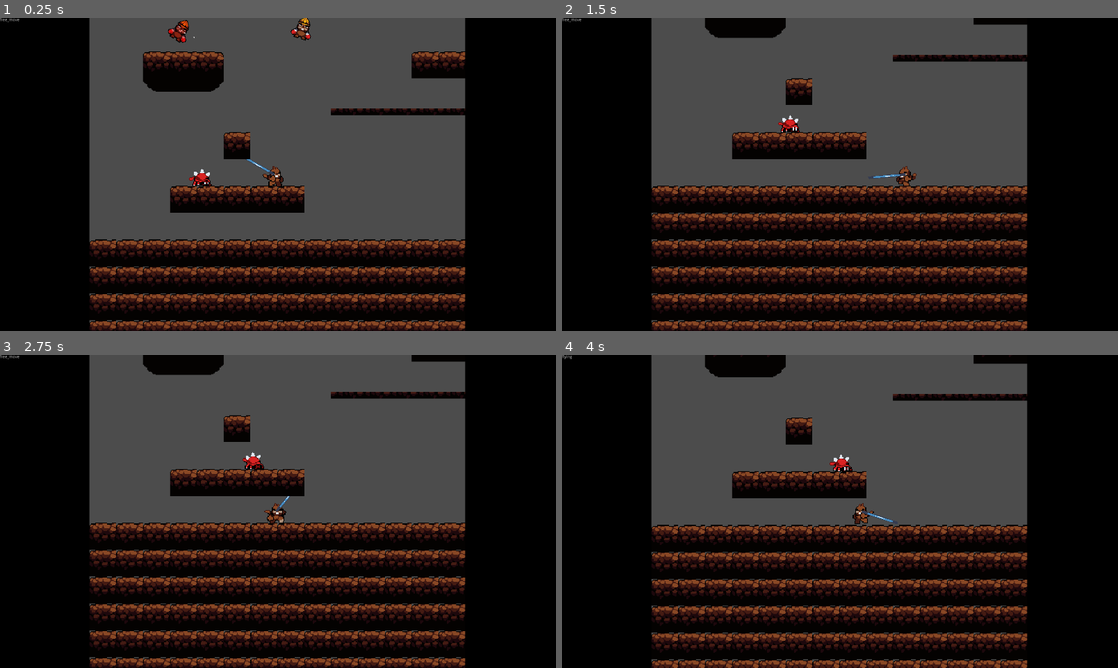
Above: before the commit, frames 1-4 (two rows, left to right).
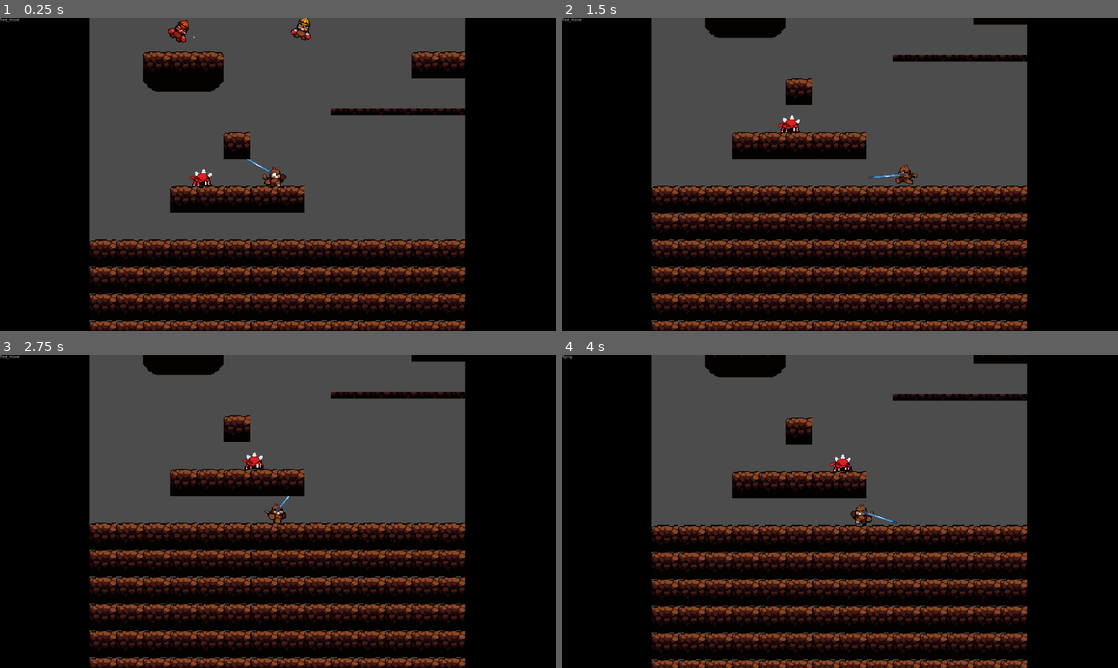
Above: after the commit, the same moments.

Repository: resurgestudios/pogo
Game: Godot game, scene res://Scenes/Game.tscn
The game is run twice, just before and just after one commit, with the same random seed, the same clock (stepped at 60 frames per second) and the same inputs. The engine's default icon, where the game draws it, is replaced by a stand-in: a white triangle on a blue panel in a dark square.
Inputs (mouse positions are in pixels of both pictures, inside the frame that each line leads up to):
- Up to frame 1 (0.25 s): no input
- Up to frame 2 (1.5 s): move the mouse to (962, 158) at 0.52 s; hold D (right) 0.53-1.28 s; click (962, 158) at 0.6 s; move the mouse to (728, 190) at 1.27 s; hold A (left) from 1.28 s (still down); click (728, 190) at 1.35 s
- Up to frame 3 (2.75 s): move the mouse to (333, 442) at 2.02 s; release A (left) at 2.03 s; hold D (right) from 2.03 s (still down); hold Right mouse button (mb_right) from 2.03 s (still down); click (333, 442) at 2.3 s
- Up to frame 4 (4 s): move the mouse to (812, 574) at 2.77 s; release Right mouse button (mb_right) at 2.78 s; click (812, 574) at 2.85 s; move the mouse to (1006, 558) at 3.52 s; release D (right) at 3.53 s; hold A (left) from 3.53 s (still down); click (1006, 558) at 3.6 s

The runs differ from the first frame. In frame 1, 0.2% of the frame differs, in the area x 34-52%, y 47-54%; in frame 2, 0.2%; in frame 3, 0.2%; in frame 4, 0.2%, in the area x 48-57%, y 31-55%.

Commit message:
trajecto line changed, enemies outlined when killed

Diff:
--- a/Scenes/Game.tscn
+++ b/Scenes/Game.tscn
@@ -6,6 +6,7 @@
 [ext_resource path="res://Scripts/Chunk.gd" type="Script" id=4]
 [ext_resource path="res://Images/run_spritesheet.png" type="Texture" id=5]
 [ext_resource path="res://Tilesets/Blocks.tres" type="TileSet" id=6]
+[ext_resource path="res://Scenes/TrajectoBall.tscn" type="PackedScene" id=7]
 
 [sub_resource type="AtlasTexture" id=5]
 atlas = ExtResource( 5 )
@@ -61,7 +62,7 @@
 
 [sub_resource type="Gradient" id=3]
 offsets = PoolRealArray( 0, 0.796089 )
-colors = PoolColorArray( 1, 0, 0, 0.955307, 1, 0, 0, 0 )
+colors = PoolColorArray( 1, 0, 0, 0, 1, 0, 0, 0 )
 
 [sub_resource type="RectangleShape2D" id=2]
 extents = Vector2( 32, 32 )
@@ -110,7 +111,7 @@
 scale = Vector2( 2, 2 )
 frames = SubResource( 14 )
 animation = "run"
-frame = 5
+frame = 7
 playing = true
 
 [node name="CollisionShape2D" type="CollisionShape2D" parent="Player"]
@@ -184,6 +185,8 @@
 
 [node name="Trajecto" type="Line2D" parent="Player"]
 gradient = SubResource( 3 )
+
+[node name="TrajectoBall" parent="Player/Trajecto" instance=ExtResource( 7 )]
 
 [node name="Terrain" type="Node2D" parent="."]
 __meta__ = {
@@ -245,3 +248,6 @@
 
 [node name="AnimationPlayer" type="AnimationPlayer" parent="Walls"]
 anims/Death = SubResource( 4 )
+
+[node name="Node2D" type="Node2D" parent="."]
+position = Vector2( 312, -227 )
--- a/Scenes/Interactables/Enemy.tscn
+++ b/Scenes/Interactables/Enemy.tscn
@@ -1,7 +1,8 @@
-[gd_scene load_steps=13 format=2]
+[gd_scene load_steps=15 format=2]
 
 [ext_resource path="res://Images/spiko.png" type="Texture" id=1]
 [ext_resource path="res://Scripts/Enemy.gd" type="Script" id=2]
+[ext_resource path="res://Shaders/OutlineOnly.gdshader" type="Shader" id=3]
 
 [sub_resource type="AtlasTexture" id=2]
 atlas = ExtResource( 1 )
@@ -43,6 +44,14 @@
 "speed": 10.0
 } ]
 
+[sub_resource type="ShaderMaterial" id=11]
+shader = ExtResource( 3 )
+shader_param/color = Color( 1, 1, 1, 1 )
+shader_param/width = 1.0
+shader_param/pattern = 0
+shader_param/inside = false
+shader_param/add_margins = true
+
 [sub_resource type="RectangleShape2D" id=1]
 extents = Vector2( 13, 10 )
 
@@ -54,14 +63,11 @@
 
 [node name="Sprite" type="AnimatedSprite" parent="."]
 frames = SubResource( 10 )
-frame = 5
-playing = true
 
 [node name="Outline" type="AnimatedSprite" parent="."]
 visible = false
+material = SubResource( 11 )
 frames = SubResource( 10 )
-frame = 4
-playing = true
 
 [node name="CollisionShape2D" type="CollisionShape2D" parent="."]
 visible = false
--- /dev/null
+++ b/Scenes/TrajectoBall.tscn
@@ -0,0 +1,6 @@
+[gd_scene load_steps=2 format=2]
+
+[ext_resource path="res://Images/trajecto.png" type="Texture" id=1]
+
+[node name="TrajectoBall" type="Sprite"]
+texture = ExtResource( 1 )
--- a/Scripts/Enemy.gd
+++ b/Scripts/Enemy.gd
@@ -3,28 +3,48 @@
 var dir = 1
 var latched = null
 var move
+var dead_state = false
+var spawn_pos
+var spawn_dir
 
 func is_enemy():
 	pass
 
 func _ready():
+	spawn_pos = position
 	dir = sign(scale.x)
+	spawn_dir = dir
+	$Sprite.play("default")
+
 
 func _physics_process(delta):
-	if !$RightDown.is_colliding() || $Right.is_colliding():
-		dir *= -1
-		scale.x *= -1
+	if !dead_state:
+		if !$RightDown.is_colliding() || $Right.is_colliding():
+			dir *= -1
+			scale.x *= -1
 
-	move = Vector2(50 * dir, 20)
+		move = Vector2(50 * dir, 20)
 
-	if latched != null:
-		if !(latched.get_node("LeftU").is_colliding() || latched.get_node("LeftD").is_colliding() || latched.get_node("RightU").is_colliding() || latched.get_node("RightD").is_colliding()):
-			latched.move = move_and_slide(move, Vector2(0, -1)) / Vector2(60, 60)
-	else:
-		move_and_slide(move, Vector2(0, -1))
+		if latched != null:
+			if !(latched.get_node("LeftU").is_colliding() || latched.get_node("LeftD").is_colliding() || latched.get_node("RightU").is_colliding() || latched.get_node("RightD").is_colliding()):
+				latched.move = move_and_slide(move, Vector2(0, -1)) / Vector2(60, 60)
+		else:
+			move_and_slide(move, Vector2(0, -1))
 
 
 func _on_CollisionArea_body_entered(body):
-	if body == Global.Player:
+	if body == Global.Player && !dead_state:
 		pass
 		#body.queue_free()
+
+func die():
+	$Sprite.stop()
+	$Sprite.frame = 0
+	$Sprite.visible = false
+
+	position = spawn_pos
+	scale.x = spawn_dir * 2
+	dir = spawn_dir
+	$Outline.visible = true
+	dead_state = true
+	$CollisionShape2D.disabled = true
--- a/Scripts/Player.gd
+++ b/Scripts/Player.gd
@@ -110,6 +110,9 @@
 func trajectory():
 	if $Pogo/PogoRay.is_colliding():
 		$Trajecto.clear_points()
+		for i in $Trajecto.get_children():
+			i.queue_free()
+
 		$Trajecto.add_point(Vector2(0, 0))
 		var curr_pos = Vector2(0, 0)
 		var curr_vel = (global_position - $Pogo/PogoRay.get_collision_point()).normalized() * Vector2(holding_l_force * 50, holding_l_force * 40) * pogo_force_multiplier
@@ -120,8 +123,17 @@
 			curr_vel.y += grav * grav_dir
 			curr_vel.y *= y_air_drag
 			$Trajecto.add_point(curr_pos)
+
+		var current_ball_pos = $Trajecto.points[0]
+		for i in $Trajecto.points:
+			if current_ball_pos.distance_to(i) > 8:
+				Global.instance_scene("res://Scenes/TrajectoBall.tscn", $Trajecto, i + $Trajecto.global_position)
+				current_ball_pos = i
+
 	elif $Trajecto.points.size() != 0:
 		$Trajecto.clear_points()
+		for i in $Trajecto.get_children():
+			i.queue_free()
 
 func up_collision():
 	if sign(move.y) == -1:
@@ -306,6 +318,8 @@
 
 func pogol():
 	$Trajecto.clear_points()
+	for i in $Trajecto.get_children():
+		i.queue_free()
 	if $Pogo/PogoRay.is_colliding():
 		can_pogor = false
 		state = "flying"
@@ -316,7 +330,7 @@
 			if state_args != null:
 				state_args.latched = null
 				state_args = null
-			$Pogo/PogoRay.get_collider().queue_free()
+			$Pogo/PogoRay.get_collider().die()
 
 
 
Binary file added: Images/trajecto.png
Not shown, added: Images/trajecto.png.import
Not shown: 1 places in Scenes/Game.tscn that only renumber resources
